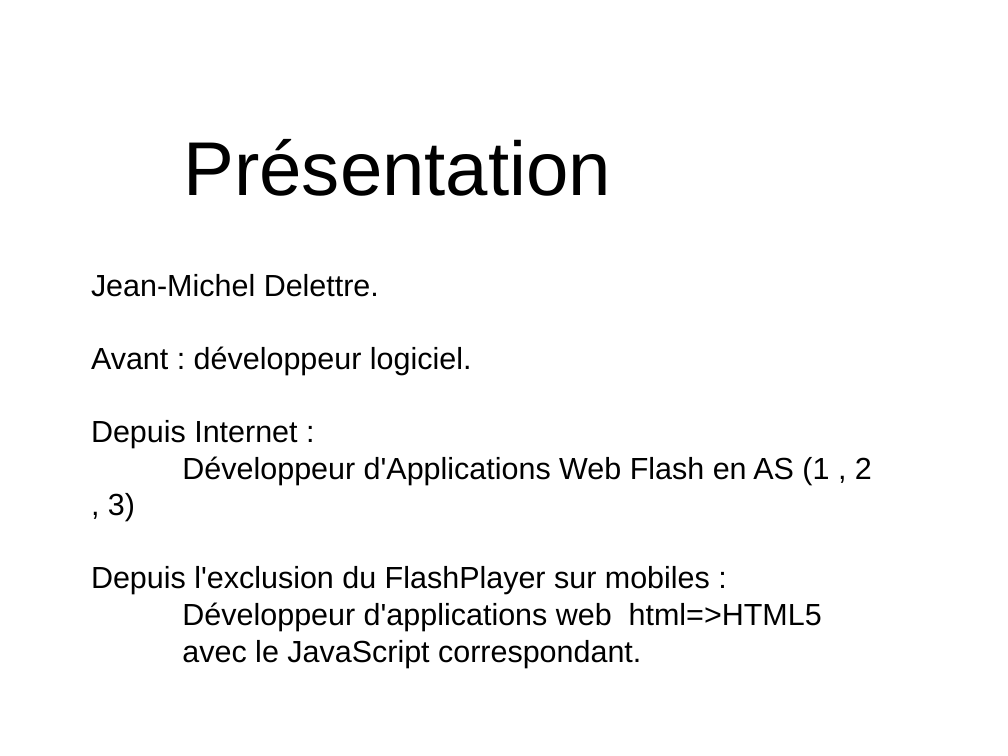
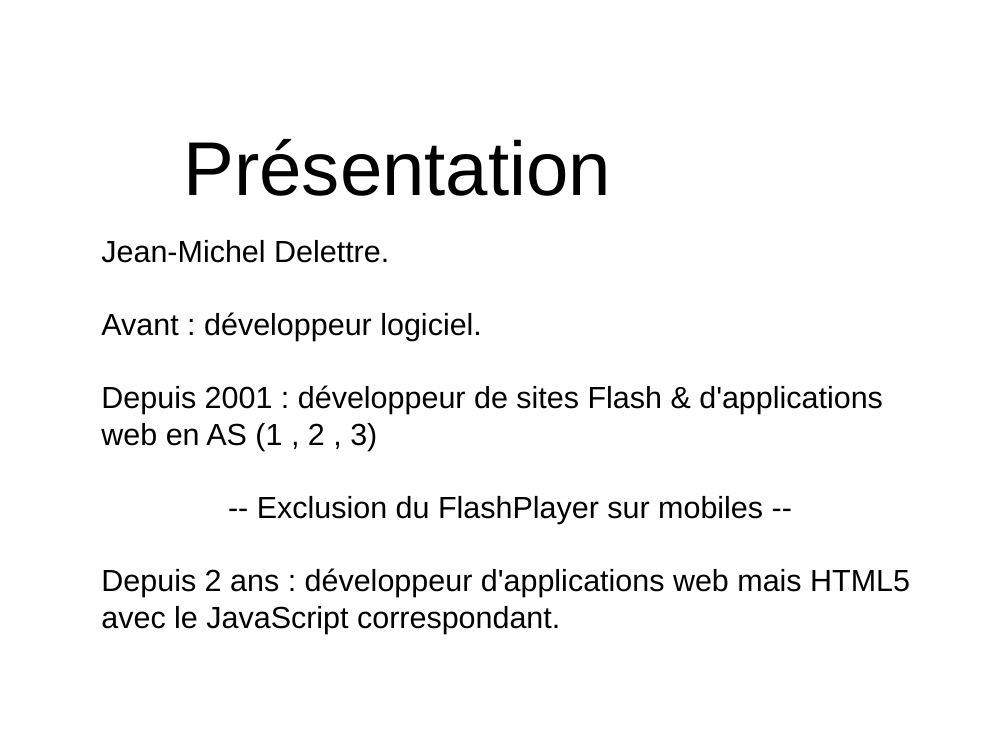
Before and after one commit to flashline/Haxetelier8, a slide deck: slide 2 of odp/haxetelier-8.odp. Drawn at 1008x756 pixels with LibreOffice and Linux fonts; fonts in the diff are those of the drawing. Boxes give left, top, right and bottom in pixels: in the first picture for what was removed or moved away, otherwise in the second. Text is boxed around its words. In the diff, an @@ line names an element or a change of style, - is before the commit and + after.

```diff
--- a/odp/haxetelier-8.odp
+++ b/odp/haxetelier-8.odp
@@ text "Jean-Michel Delettre.": place and size @@
-text "Jean-Michel Delettre." at bbox=[91, 274, 872, 667]
+text "Jean-Michel Delettre." at bbox=[101, 240, 910, 633]
@@ text at bbox=[101, 385, 910, 597]: text changed @@
-Depuis Internet :
-Développeur d'Applications Web Flash en AS (1 , 2 , 3)
-Depuis l'exclusion du FlashPlayer sur mobiles :
-Développeur d'applications web html=>HTML5
+Depuis 2001 : développeur de sites Flash & d'applications
+web en AS (1 , 2 , 3)
+-- Exclusion du FlashPlayer sur mobiles --
+Depuis 2 ans : développeur d'applications web mais HTML5
```
Also in this commit, not shown: 1 other slide changed, 3 other files.
